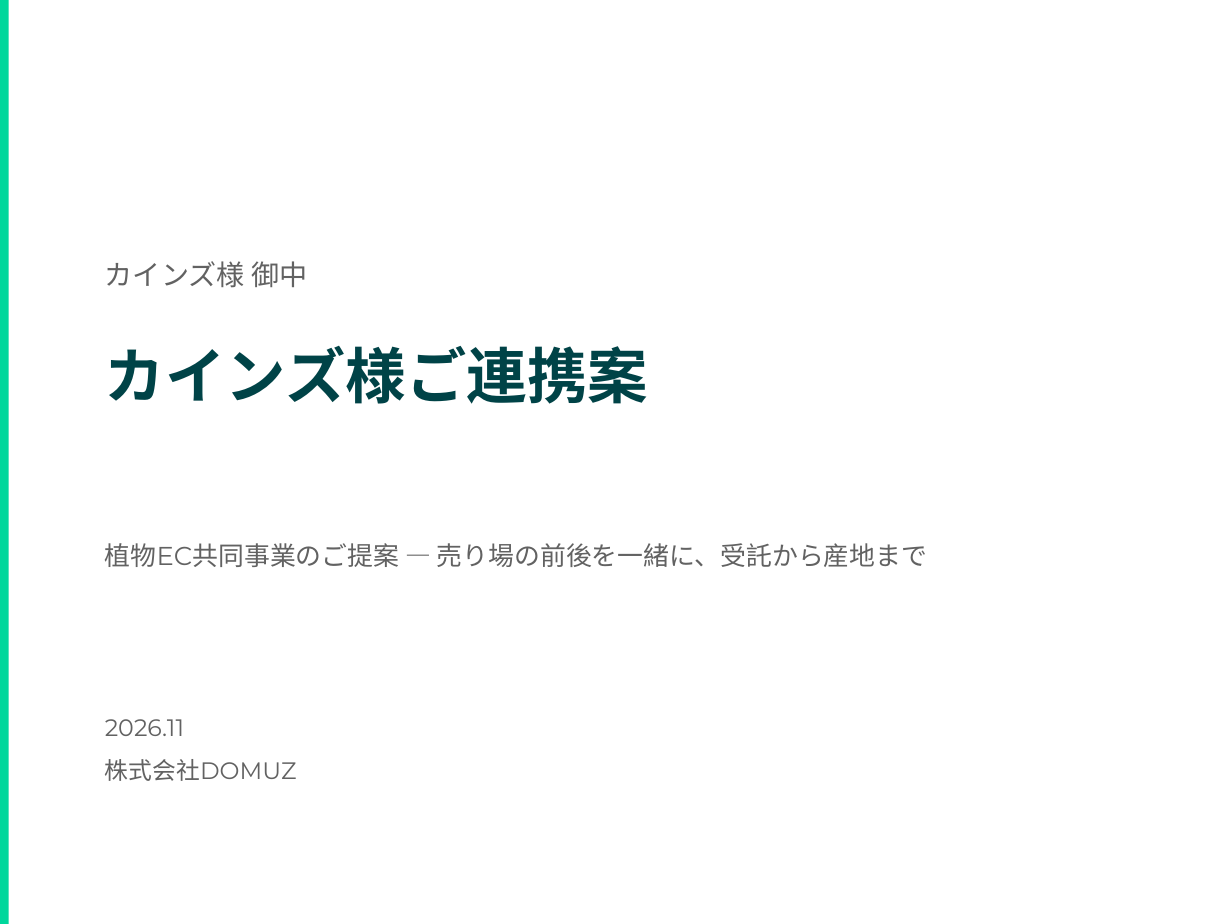
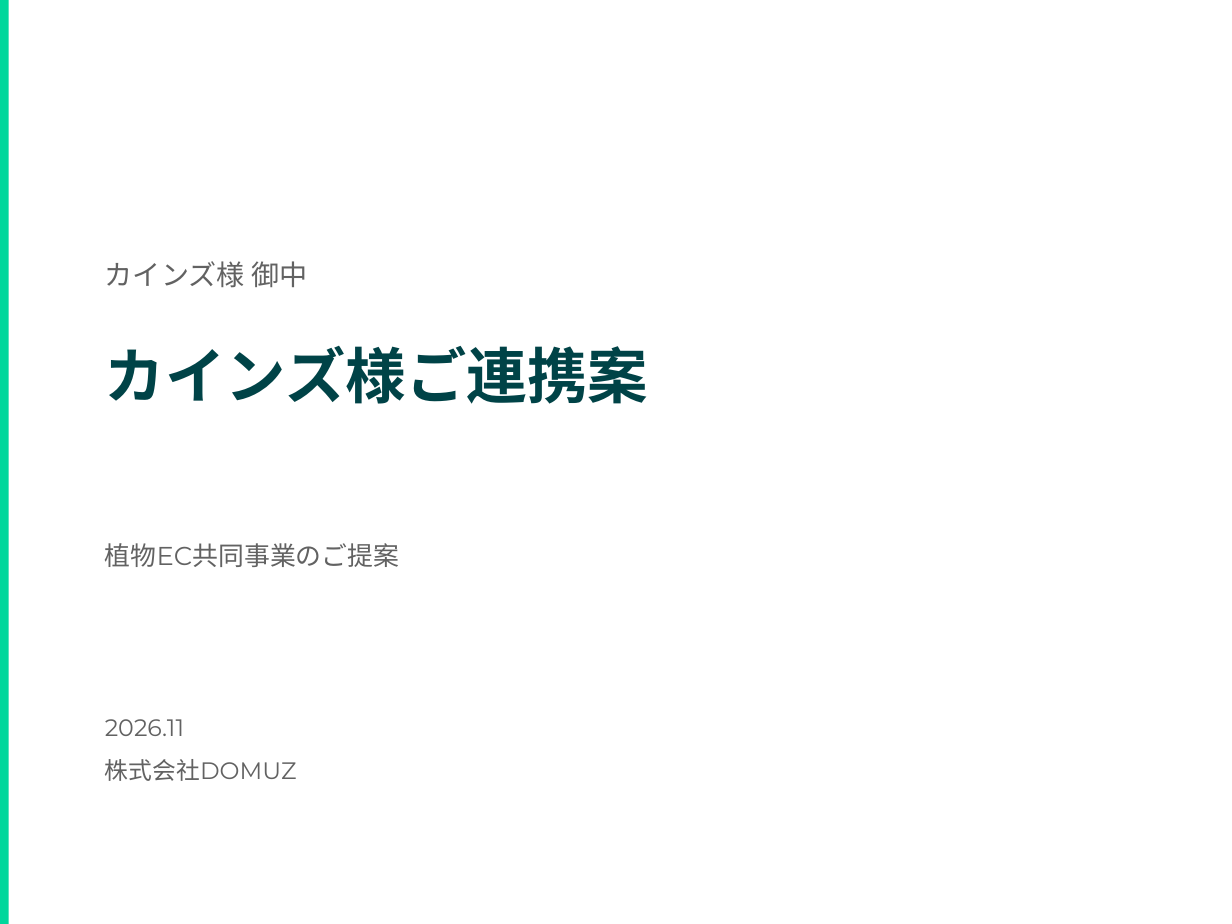
Before and after one commit to hiroki-tkg/material, a slide deck: slide 1 of cainz-2026-11/cainz_proposal.pptx. Drawn at 1232x924 pixels with LibreOffice and Linux fonts; fonts in the diff are those of the drawing. Boxes give left, top, right and bottom in pixels: in the first picture for what was removed or moved away, otherwise in the second. Text is boxed around its words. In the diff, an @@ line names an element or a change of style, - is before the commit and + after.

```diff
--- a/cainz-2026-11/cainz_proposal.pptx
+++ b/cainz-2026-11/cainz_proposal.pptx
@@ text at (x1=105, y1=543, x2=399, y2=567): text changed @@
-植物EC共同事業のご提案 ― 売り場の前後を一緒に、受託から産地まで
+植物EC共同事業のご提案
```
Also in this commit, not shown: 1 other slide changed, 2 other files.
